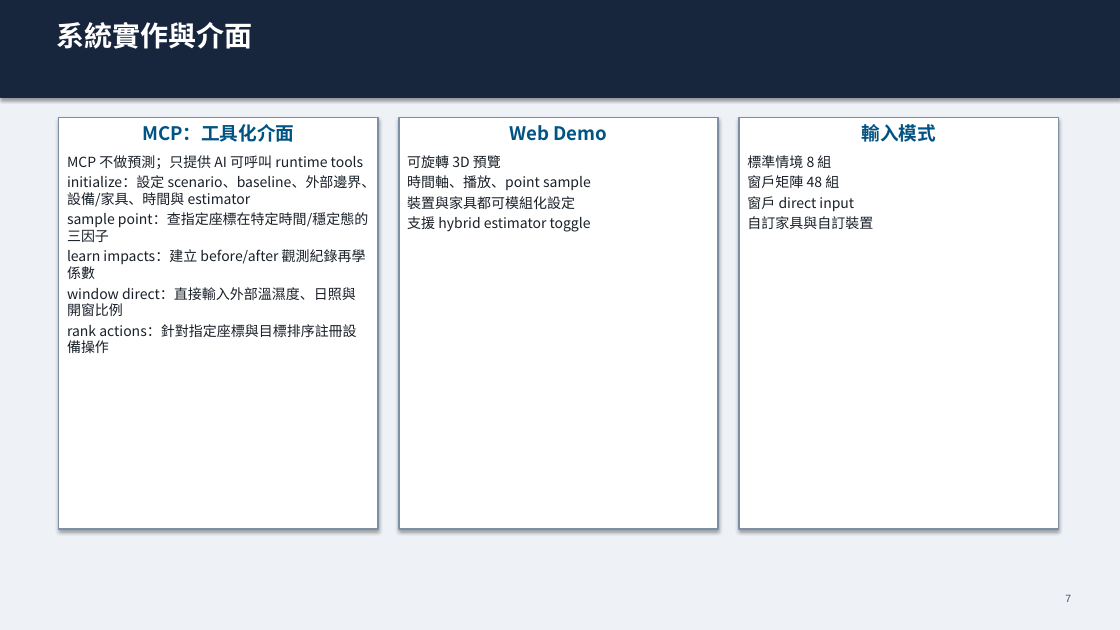
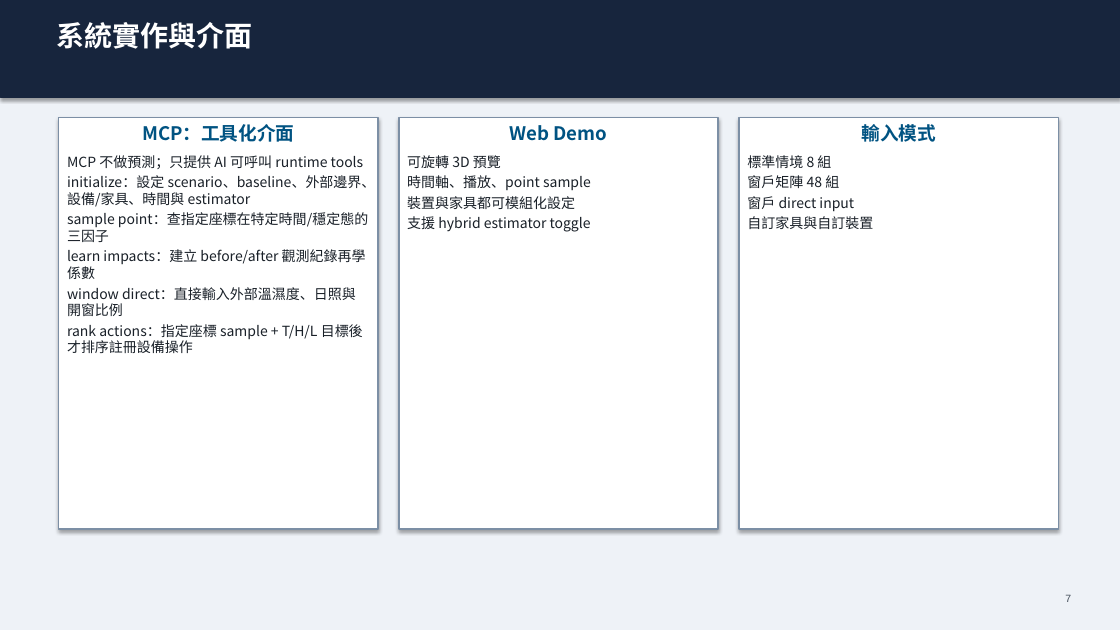
Before and after one commit to Yunitrish006006/A-Spatial-Digital-Twin-Prototype-for-Indoor-Spaces-with-Environmental-Factors, a slide deck: slide 7 of docs/papers/thesis/thesis_presentation_zh.pptx. Drawn at 1120x630 pixels with LibreOffice and Linux fonts; fonts in the diff are those of the drawing. Boxes give left, top, right and bottom in pixels: in the first picture for what was removed or moved away, otherwise in the second. Text is boxed around its words. In the diff, an @@ line names an element or a change of style, - is before the commit and + after.

```diff
--- a/docs/papers/thesis/thesis_presentation_zh.pptx
+++ b/docs/papers/thesis/thesis_presentation_zh.pptx
@@ text in rectangle at (x1=67, y1=324, x2=363, y2=353): text changed @@
-rank actions：針對指定座標與目標排序註冊設備操作
+rank actions：指定座標 sample + T/H/L 目標後才排序註冊設備操作
```
Also in this commit, not shown: 1 other slide changed, 39 other files.
